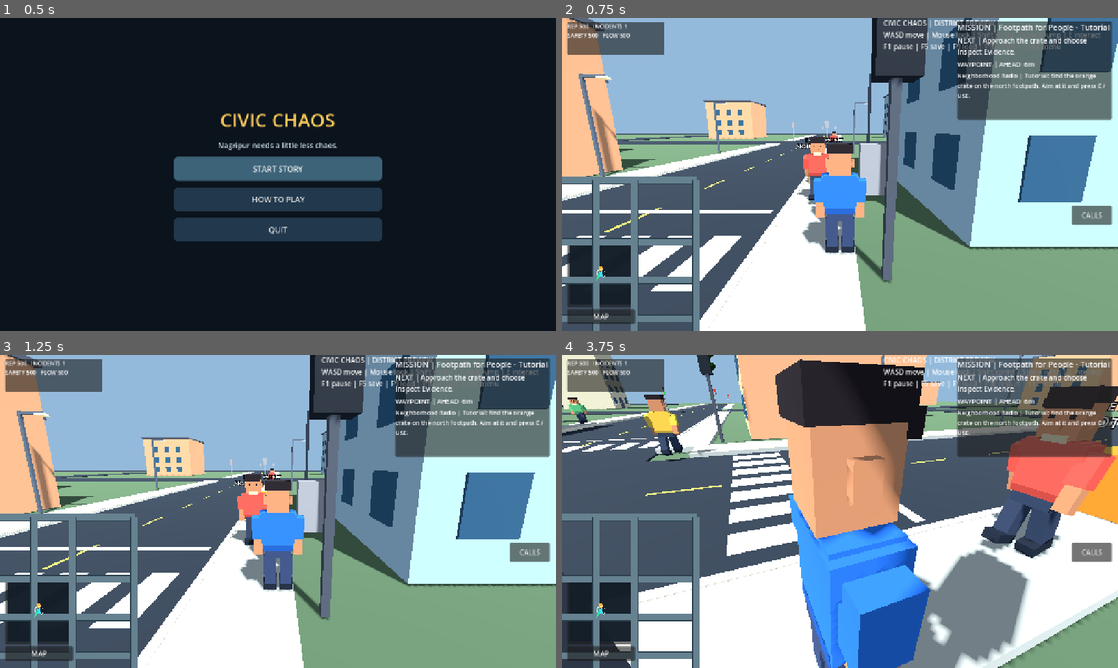
Above: before the commit, frames 1-4 (two rows, left to right).
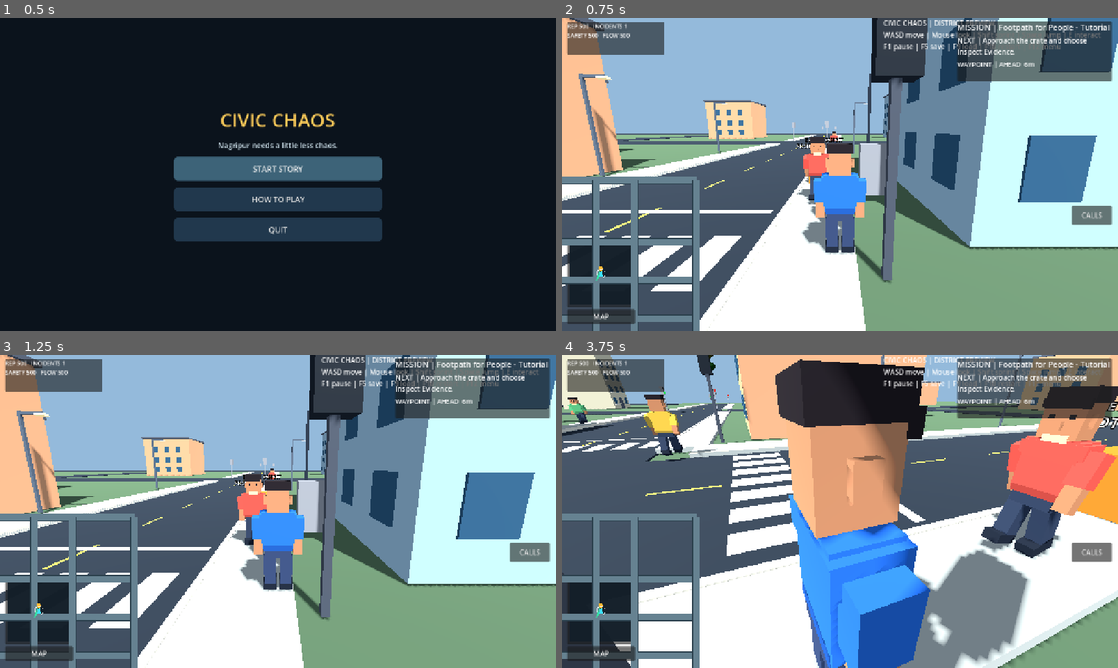
Above: after the commit, the same moments.

Repository: gauravprajapat-23/civic-chaos
Game: Godot game, scene res://scenes/core/menu.tscn
Two runs of this game, one before a commit and one after it. Both use one fixed random seed, a clock stepped at 60 frames per second and the inputs below.
Inputs (mouse positions are in pixels of both pictures, inside the frame that each line leads up to):
- Up to frame 1 (0.5 s): no input
- Up to frame 2 (0.75 s): click "START STORY" at 0.5 s
- Up to frame 3 (1.25 s): no input
- Up to frame 4 (3.75 s): click "MAP" at 1.25 s; click "CALLS" at 2 s; tap Enter at 2.75 s; move the mouse to (962, 495) at 2.77 s; hold D (move_right) 2.78-3.5 s; hold E (interact) 2.78-3.5 s; click (962, 495) at 2.92 s; tap Space (jump) at 3.02 s; tap F10 (restart_game) at 3.5 s; drag from (728, 527) to (812, 574) at 3.52 s

Frame 1 is identical in both runs. In frame 2, 3.7% of the frame differs, in the area x 71-99%, y 17-33%; in frame 3, 3.7%; in frame 4, 3.7%.

Commit message:
feat(ui-hud-01): compact mission guide to title, objective and waypoint, retaining recovery controls [skip ci]

Diff:
--- a/scripts/ui/civic_mission_guide.gd
+++ b/scripts/ui/civic_mission_guide.gd
@@ -23,7 +23,7 @@
     var margin: float = 8.0 if viewport.x < 700.0 else 14.0
     var width: float = minf(356.0, maxf(0.0, viewport.x - margin * 2.0))
     var top: float = 8.0
-    var height: float = minf(226.0, maxf(0.0, viewport.y * 0.38))
+    var height: float = minf(138.0, maxf(0.0, viewport.y * 0.33))
     return Rect2(Vector2(viewport.x - margin - width, top),
         Vector2(width, height))
 
@@ -68,7 +68,13 @@
     objective_label = _line(stack, "NextObjective", 16)
     waypoint_label = _line(stack, "Waypoint", 15)
     dialogue_label = _line(stack, "Dialogue", 14)
+    # Dialogue remains in current_state/label text for mission logic and
+    # accessibility, but no longer repeats radio chatter over gameplay.
+    dialogue_label.visible = false
     help_label = _line(stack, "RecoveryHint", 14)
+    objective_label.max_lines_visible = 2
+    mission_label.max_lines_visible = 1
+    waypoint_label.max_lines_visible = 1
     var actions := HBoxContainer.new()
     actions.name = "RecoveryActions"
     stack.add_child(actions)
